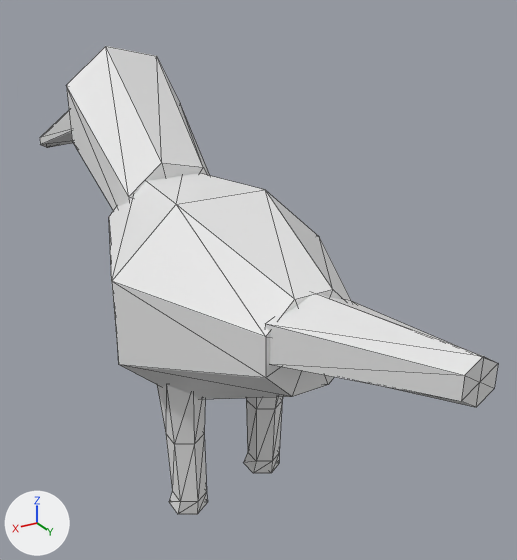
An edit to the OBJ model data/animals/tucano/eat/3.obj, drawn before and after from the same camera.
Camera for both pictures: a camera (50 mm lens) standing at (0.342, 0.644, 0.591) and looking at (-0.072, -0.046, 0.246). Arrows for +X, +Y and +Z are at lower left; the lights stay in place. The older version comes first. Mesh edges are drawn as thin lines. Where no turn or scale is listed for an object, it has been applied to the vertices.

Script lines for the objects in view, before the commit:
```python
me_tucano_eat_3 = bpy.data.meshes.new('tucano_eat_3')
me_tucano_eat_3.from_pydata(...)  # 122 vertices, 220 faces; spans x -0.127..0.127, y -0.549..0.363, z 0.0..0.507
ob_tucano_eat_3 = bpy.data.objects.new('tucano_eat_3', me_tucano_eat_3)
ob_tucano_eat_3.location = (0.0, 0.0, 0.0)
```
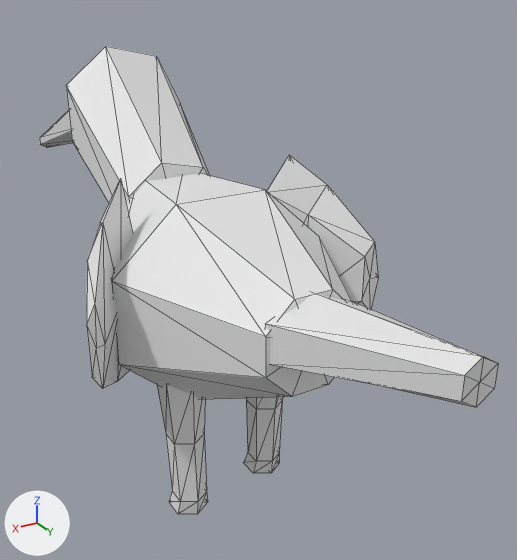
The edits, one by one:
me_tucano_eat_3 is used by ob_tucano_eat_3; location (0.0, 0.0, 0.0).
me_tucano_eat_3 had 122 vertices, 220 faces and spanned x -0.127..0.127, y -0.549..0.363, z 0.0..0.507.
me_tucano_eat_3 now has 156 vertices, 280 faces and spans x -0.174..0.173, y -0.549..0.363, z 0.0..0.507.
me_tucano_eat_3 part 1: a new loose piece of 17 vertices spanning x -0.174..-0.082, y -0.045..0.054, z 0.178..0.398.
me_tucano_eat_3 part 2: a new loose piece of 17 vertices spanning x 0.078..0.173, y -0.046..0.054, z 0.178..0.398.

Changed parts and their boxes (x1, y1, x2, y2) in the pictures (517 x 560 px):
part 1 of me_tucano_eat_3, added
    after: (267, 155, 378, 309)
part 2 of me_tucano_eat_3, added
    after: (87, 178, 133, 388)
